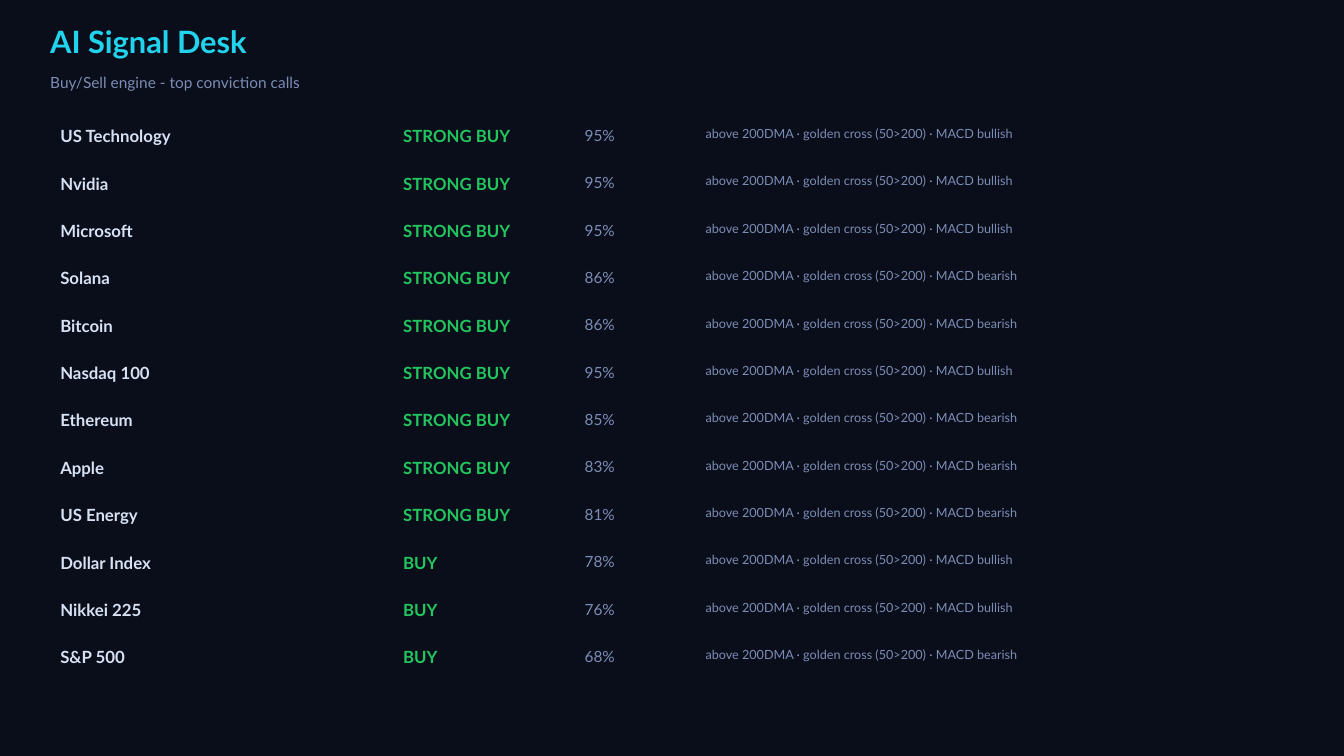
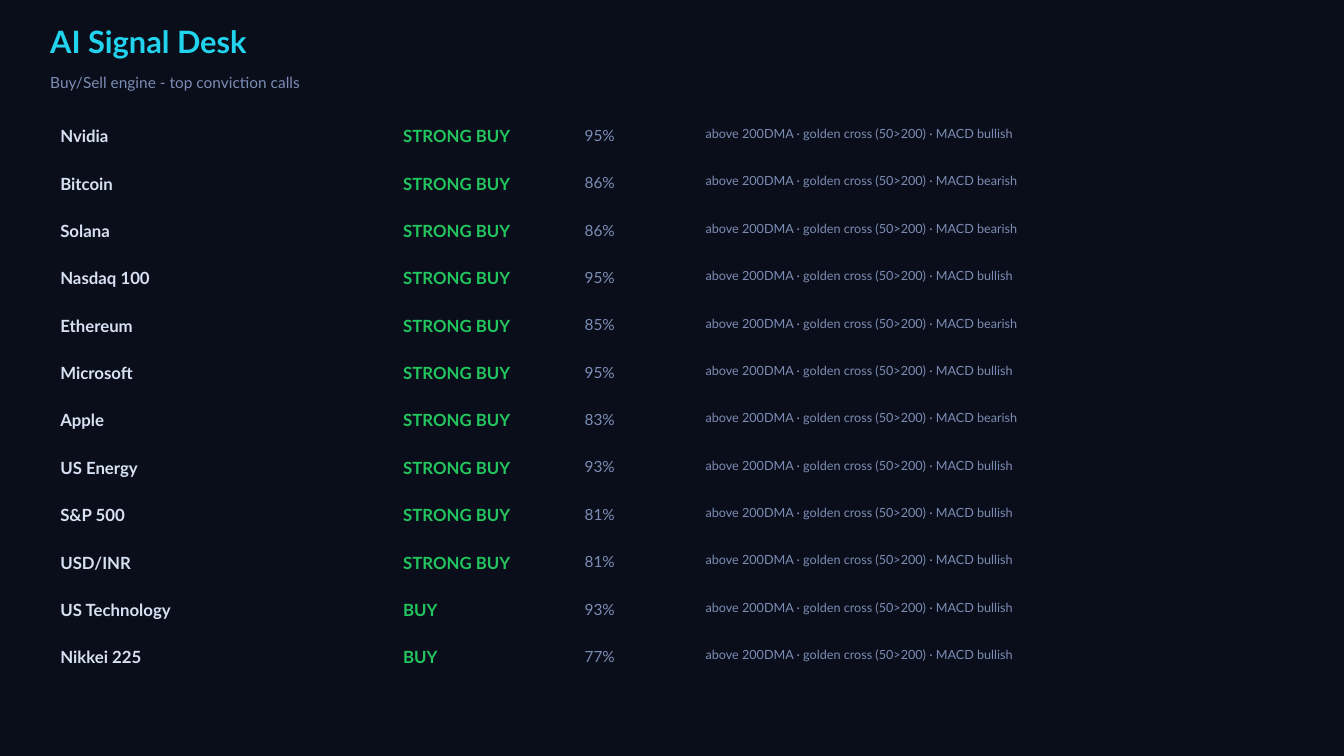
Before and after one commit to Pravkum23/pmr-terminal, a slide deck: slide 4 of docs/pmr_daily.pptx. Drawn at 1344x756 pixels with LibreOffice and Linux fonts; fonts in the diff are those of the drawing. Boxes give left, top, right and bottom in pixels: in the first picture for what was removed or moved away, otherwise in the second. Text is boxed around its words. In the diff, an @@ line names an element or a change of style, - is before the commit and + after.

```diff
--- a/docs/pmr_daily.pptx
+++ b/docs/pmr_daily.pptx
@@ text "Bitcoin": place and size @@
-text "Bitcoin" at (60,319,113,332)
+text "Bitcoin" at (60,177,113,190)
@@ text at (585,177,615,188): text changed @@
-95%
+86%
@@ text at (706,175,1017,187): text changed @@
-above 200DMA · golden cross (50>200) · MACD bullish
+above 200DMA · golden cross (50>200) · MACD bearish
@@ 4 texts: place and size @@
-4 texts at (60,177,615,524)
+4 texts at (60,129,615,477)
@@ text at (706,223,1017,235): text changed @@
-above 200DMA · golden cross (50>200) · MACD bullish
+above 200DMA · golden cross (50>200) · MACD bearish
@@ 3 texts: place and size @@
-3 texts at (60,366,615,426)
+3 texts at (60,271,615,332)
@@ text "95%": place and size @@
-text "95%" at (585,225,615,236)
+text "95%" at (585,272,615,283)
@@ text at (706,270,1013,282): text changed @@
-above 200DMA · golden cross (50>200) · MACD bearish
+above 200DMA · golden cross (50>200) · MACD bullish
@@ text removed at (585,319,615,330) @@
-86%
@@ text "Microsoft": place and size @@
-text "Microsoft" at (60,224,132,237)
+text "Microsoft" at (60,366,132,379)
@@ text "Apple": place and size @@
-text "Apple" at (60,461,104,477)
+text "Apple" at (60,413,104,429)
@@ text "83%": place and size @@
-text "83%" at (585,461,615,472)
+text "83%" at (585,414,615,425)
@@ text added at (585,461,615,472), 11 pt, text #7C8DB5 @@
+93%
@@ text at (706,460,1013,472): text changed @@
-above 200DMA · golden cross (50>200) · MACD bearish
+above 200DMA · golden cross (50>200) · MACD bullish
@@ text "S&P 500": place and size @@
-text "S&P 500" at (60,650,125,663)
+text "S&P 500" at (60,508,125,521)
@@ text at (706,507,1013,519): text changed @@
-above 200DMA · golden cross (50>200) · MACD bearish
+above 200DMA · golden cross (50>200) · MACD bullish
@@ text at (60,556,131,570): text changed @@
-Dollar Index
+USD/INR
@@ text at (403,556,510,569): text changed @@
-BUY
+STRONG BUY
@@ text at (585,556,615,567): text changed @@
-78%
+81%
@@ text "US Technology": place and size @@
-text "US Technology" at (60,129,171,145)
+text "US Technology" at (60,603,171,619)
@@ text at (585,604,615,615): text changed @@
-76%
+93%
@@ text "Nikkei 225": place and size @@
-text "Nikkei 225" at (60,603,141,616)
+text "Nikkei 225" at (60,650,141,663)
@@ text at (585,651,615,662): text changed @@
-68%
+77%
@@ text at (706,649,1013,661): text changed @@
-above 200DMA · golden cross (50>200) · MACD bearish
+above 200DMA · golden cross (50>200) · MACD bullish
```
Also in this commit, not shown: 3 other slides changed, 3 other files.
